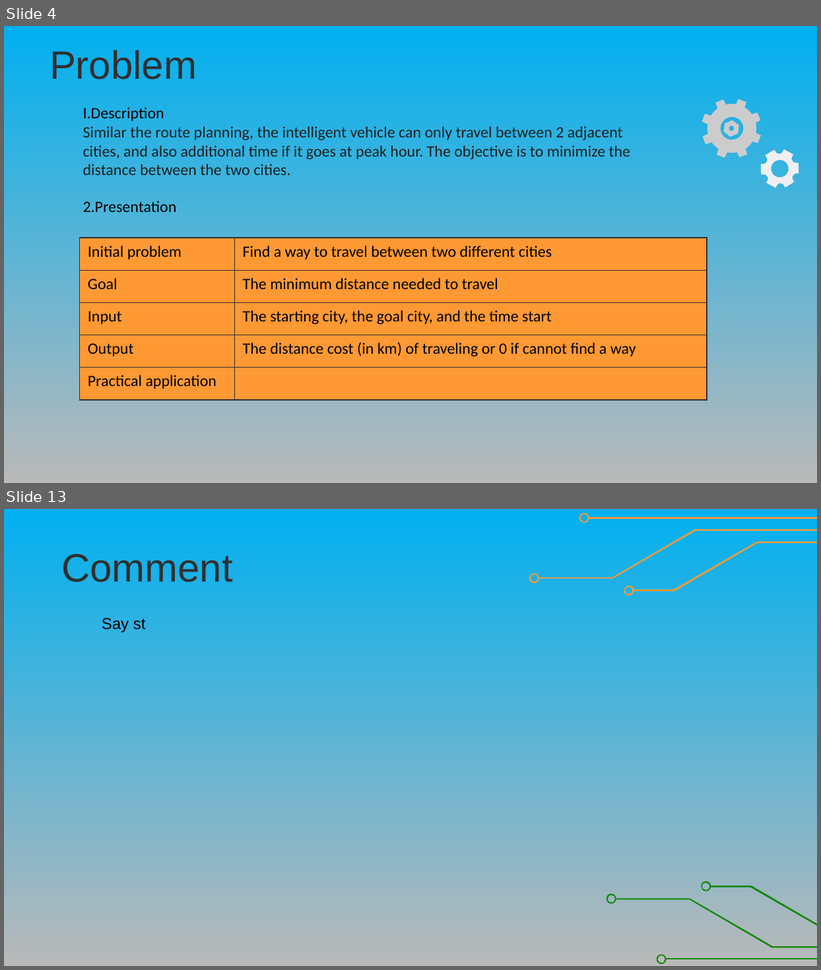
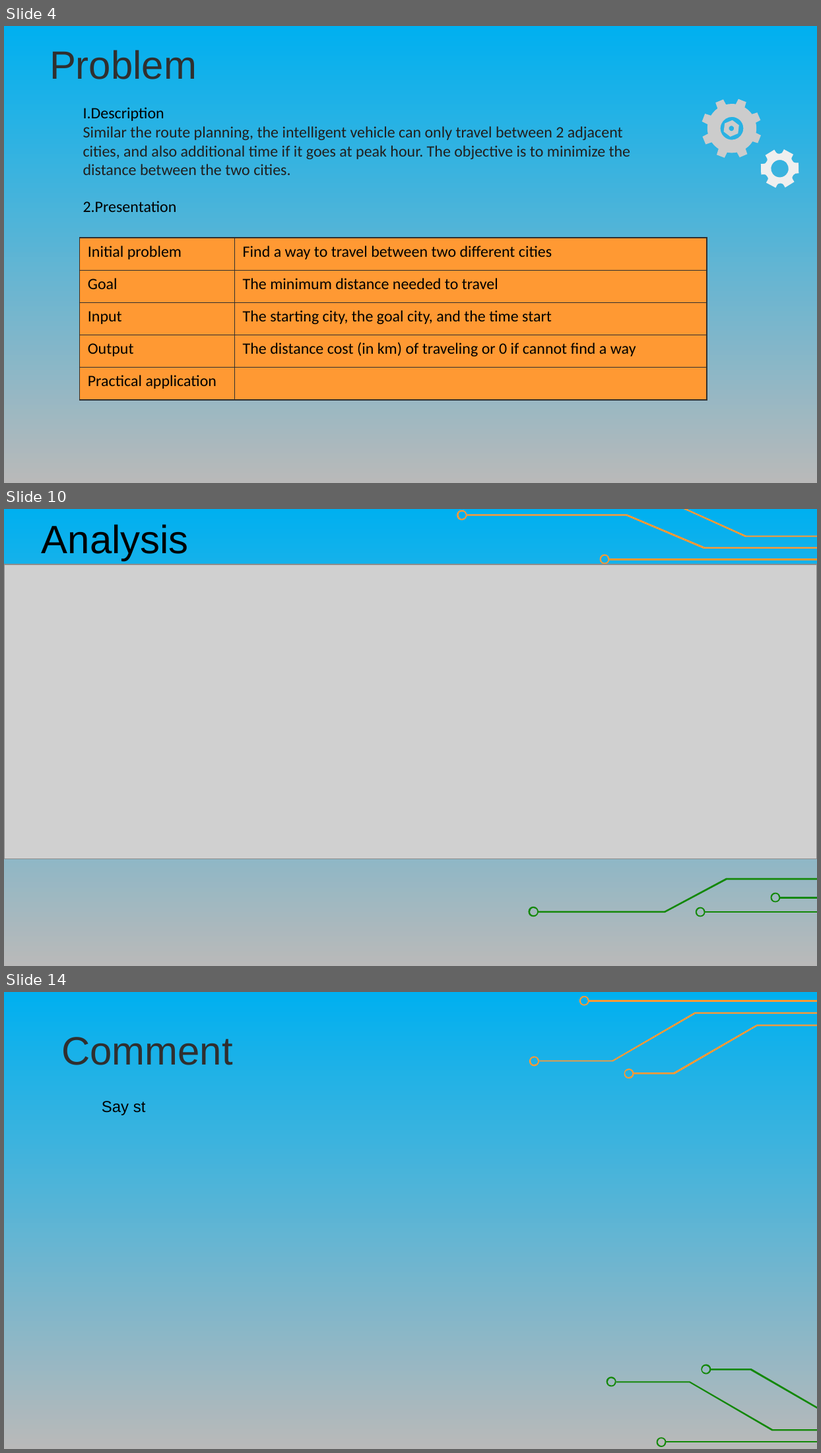
Before and after one commit to NQN27/Test_Project_AI, a slide deck: Project-AI.pptx. Shown one above the other, each under a label of ours: slides 4 and 13 before the commit, slides 4, 10 and 14 after it; the slides between them are not shown. The pictures are 821x970 and 821x1453 pixels, drawn with LibreOffice and Linux fonts; fonts in the diff are those of the drawing; grey boxes stand for pictures. Boxes give left, top, right and bottom in pixels: in the first picture for what was removed or moved away, otherwise in the second. Text is boxed around its words. In the diff, an @@ line names an element or a change of style, - is before the commit and + after.

```diff
--- a/Project-AI.pptx
+++ b/Project-AI.pptx
@@ slide 10 added at [4,509,817,966], background gradient #00B0F0 to #B9B9B9 @@
@@ text added at [42,524,189,561], 35 pt, text #000000 @@
+Analysis
@@ group added at [457,509,817,633]: 7 freeform shapes @@
@@ picture added at [4,564,817,859] @@
@@ group added at [529,878,817,917]: 6 freeform shapes @@
@@ what was slide 13 is now slide 14 @@
```
Also in this commit, not shown: 3 slides changed, 3 other slides added, 3 slides removed, 1 other file.
